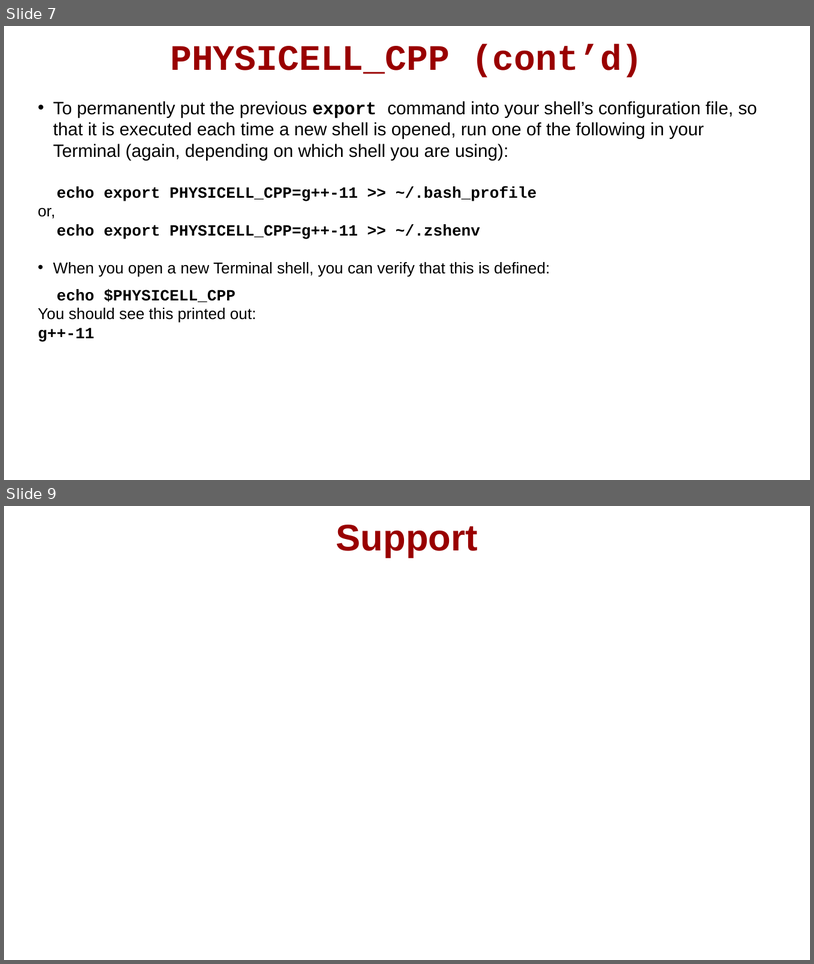
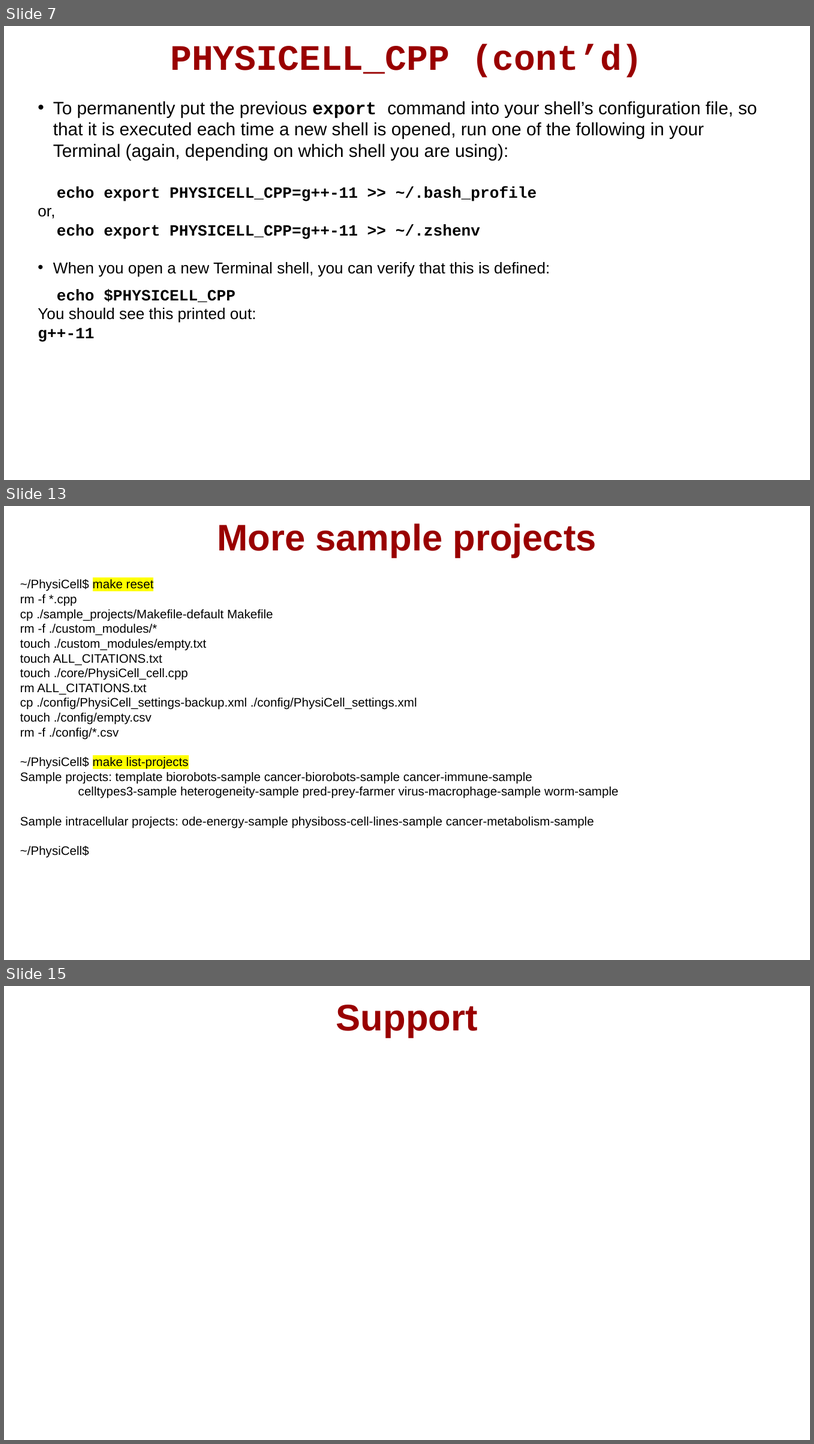
Before and after one commit to physicell-training/ws2021, a slide deck: pptx_source/PhysiCell_ws2021_macOS_setup.pptx. Shown one above the other, each under a label of ours: slides 7 and 9 before the commit, slides 7, 13 and 15 after it; the slides between them are not shown. The pictures are 814x964 and 814x1444 pixels, drawn with LibreOffice and Linux fonts; fonts in the diff are those of the drawing; background and template pictures are left out. Boxes give left, top, right and bottom in pixels: in the first picture for what was removed or moved away, otherwise in the second. Text is boxed around its words. In the diff, an @@ line names an element or a change of style, - is before the commit and + after.

```diff
--- a/pptx_source/PhysiCell_ws2021_macOS_setup.pptx
+++ b/pptx_source/PhysiCell_ws2021_macOS_setup.pptx
@@ slide 13 added at (4,506,810,960), background #FFFFFF @@
@@ title added at (217,523,597,558), 33 pt, text #990000, bold @@
+More sample projects
@@ text added at (20,579,618,858), 11 pt, text #000000 @@
+~/PhysiCell$ make reset
+rm -f *.cpp
+cp ./sample_projects/Makefile-default Makefile
+rm -f ./custom_modules/*
+touch ./custom_modules/empty.txt
+touch ALL_CITATIONS.txt
+touch ./core/PhysiCell_cell.cpp
+rm ALL_CITATIONS.txt
+cp ./config/PhysiCell_settings-backup.xml ./config/PhysiCell_settings.xml
+touch ./config/empty.csv
+rm -f ./config/*.csv
+~/PhysiCell$ make list-projects
+Sample projects: template biorobots-sample cancer-biorobots-sample cancer-immune-sample
+celltypes3-sample heterogeneity-sample pred-prey-farmer virus-macrophage-sample worm-sample
+Sample intracellular projects: ode-energy-sample physiboss-cell-lines-sample cancer-metabolism-sample
+~/PhysiCell$
@@ what was slide 9 is now slide 15 @@
```
Also in this commit, not shown: 1 slide changed, 5 other slides added.
